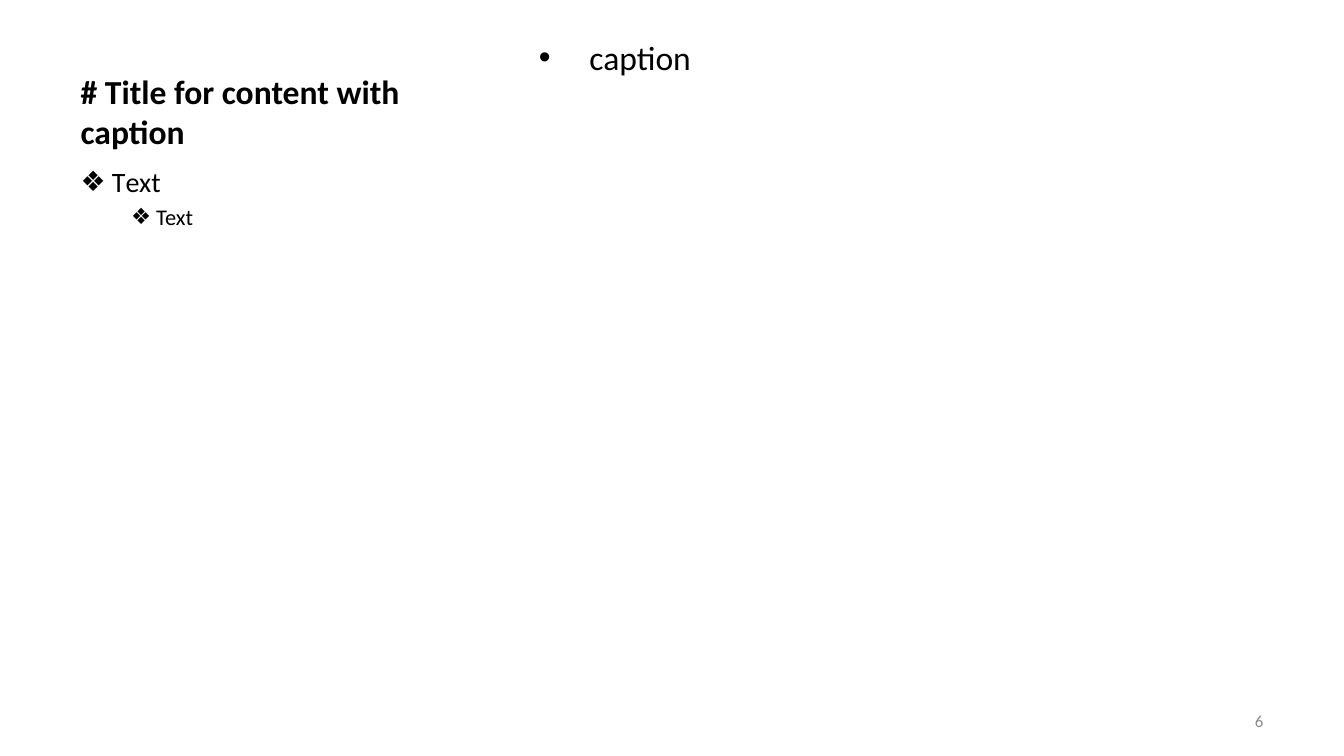
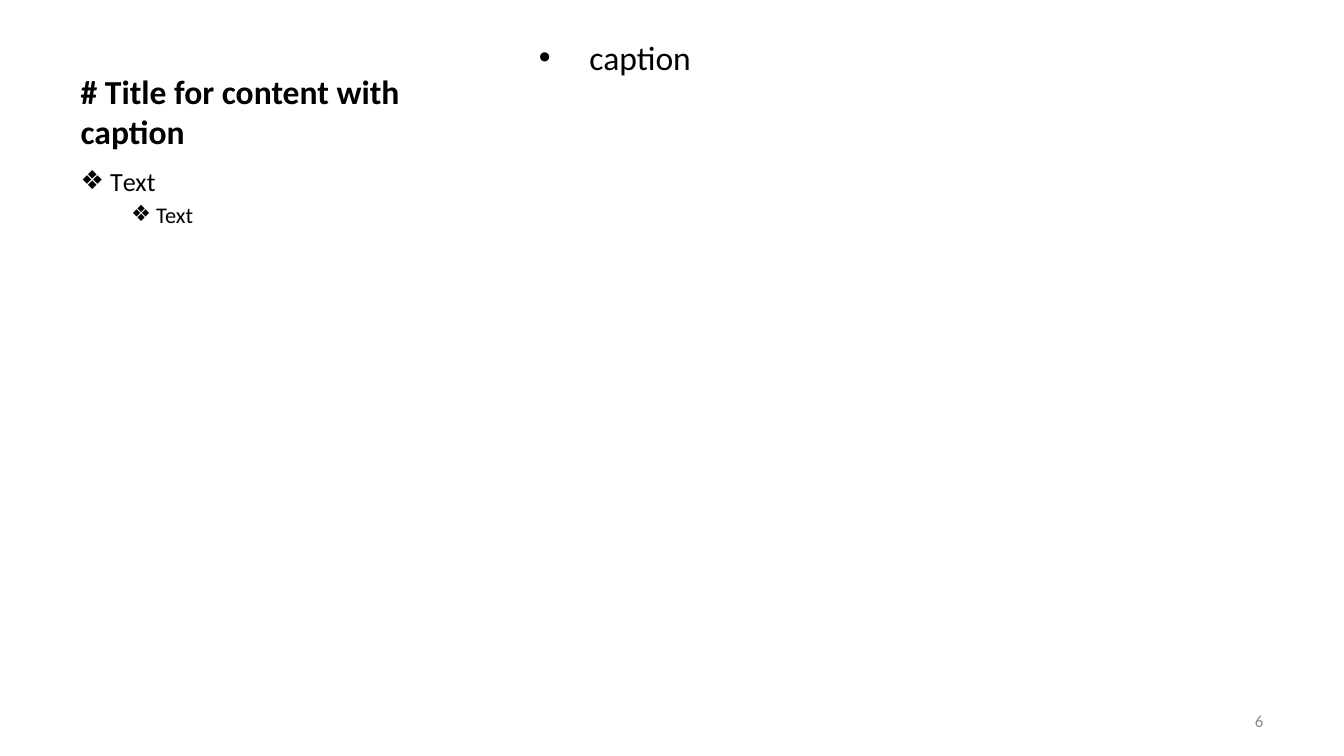
Before and after one commit to frinfo702/research-v1, a slide deck: slide 6 of presentation/templates/pptx/plain_template.pptx. Drawn at 1344x756 pixels with LibreOffice and Linux fonts; fonts in the diff are those of the drawing. Boxes give left, top, right and bottom in pixels: in the first picture for what was removed or moved away, otherwise in the second. Text is boxed around its words. In the diff, an @@ line names an element or a change of style, - is before the commit and + after.

Commit message:
update template font size

```diff
--- a/presentation/templates/pptx/plain_template.pptx
+++ b/presentation/templates/pptx/plain_template.pptx
@@ text at (x1=110, y1=174, x2=156, y2=191): size 15 to 14 pt in "Text" @@
```
